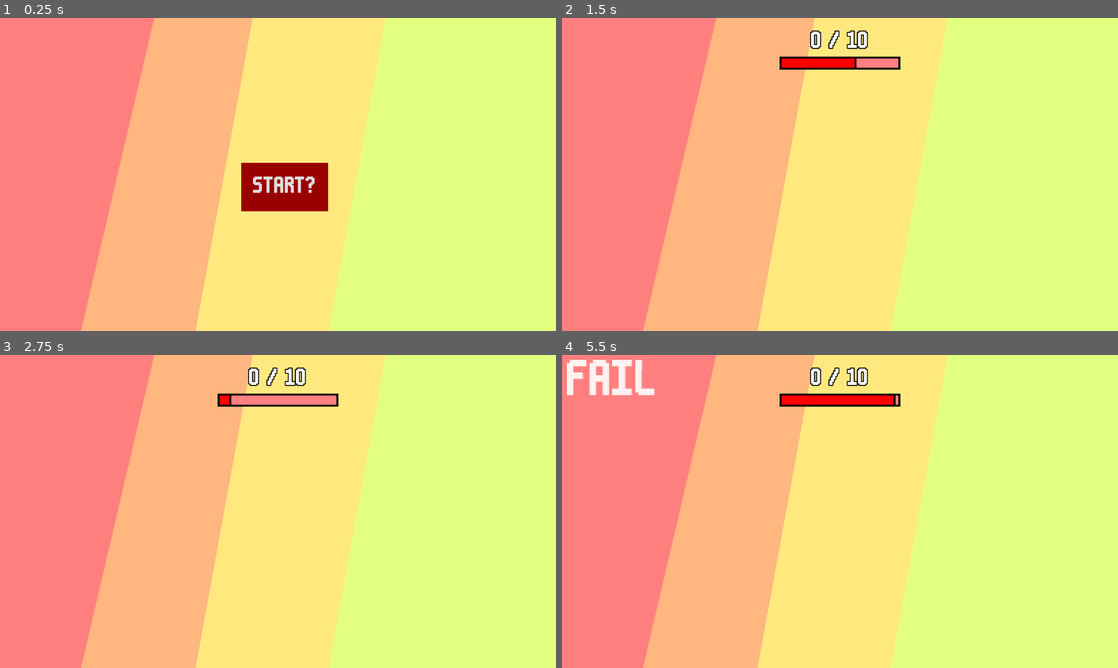
Above: before the commit, frames 1-4 (two rows, left to right).
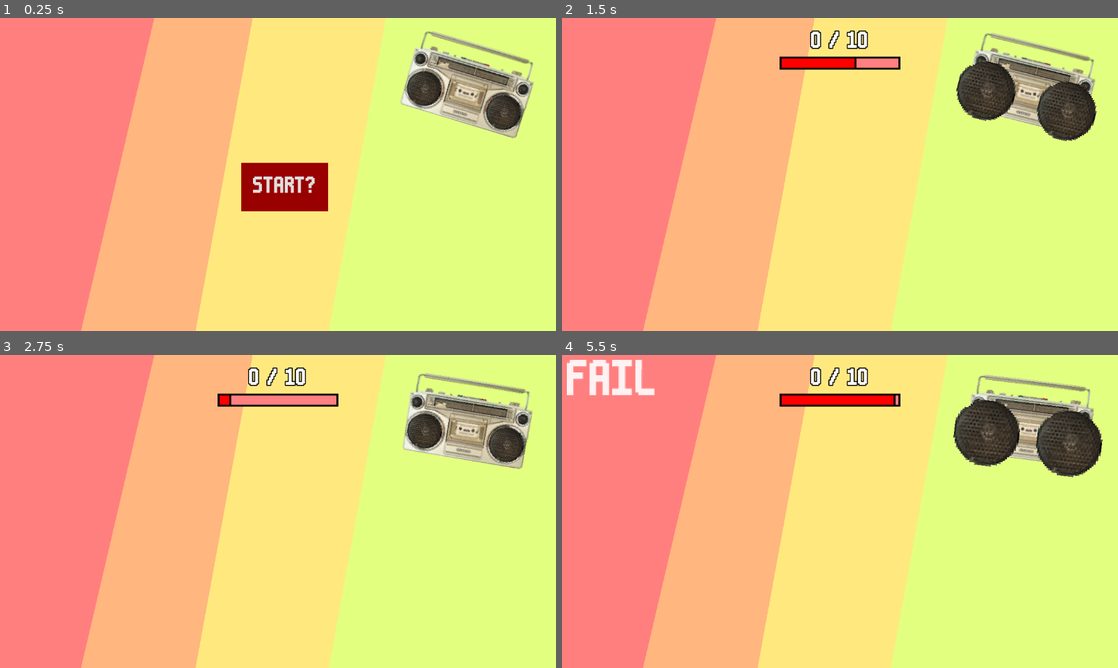
Above: after the commit, the same moments.

Repository: LiranDat/Spitandspell
Game: Godot game, scene res://scenes/main/main.tscn
Two runs of this game, one before a commit and one after it. Both use one fixed random seed, a clock stepped at 60 frames per second and the inputs below.
Inputs (mouse positions are in pixels of both pictures, inside the frame that each line leads up to):
- Up to frame 1 (0.25 s): no input
- Up to frame 2 (1.5 s): click "START?" at 0.5 s; move the mouse to (840, 174) at 1.27 s; click (840, 174) at 1.42 s
- Up to frame 3 (2.75 s): move the mouse to (166, 527) at 2.02 s; click (166, 527) at 2.17 s
- Up to frame 4 (5.5 s): move the mouse to (895, 442) at 2.77 s; click (895, 442) at 2.92 s; move the mouse to (845, 495) at 3.52 s; click (845, 495) at 3.67 s; move the mouse to (1006, 558) at 4.27 s; click (1006, 558) at 4.42 s; move the mouse to (673, 464) at 5.02 s; click (673, 464) at 5.17 s

The runs differ from the first frame. In frame 1, 4.7% of the frame differs, in the area x 72-96%, y 4-39%; in frame 2, 5.4%; in frame 3, 4.8%; in frame 4, 5.8%, in the area x 70-98%, y 6-40%.
Error in both runs: Invalid access of index '0' on a base object of type: 'PackedStringArray'. (res://scenes/lyrics/lyrics.gd:24)

Commit message:
boombox added

Diff:
--- /dev/null
+++ b/scenes/boombox/boombox.gd
@@ -0,0 +1,25 @@
+extends Sprite2D
+
+var timer = 0
+
+func _process(delta: float) -> void:
+	timer+=delta
+	sway()
+
+func sway():
+	rotation = cos(timer*.7)*0.3/PI + 0.2
+
+func _input(event: InputEvent) -> void:
+	if event.as_text() == "Space" and event.is_pressed():
+		bounce()
+
+func bounce():
+	print("bounce")
+	var tween1 = get_tree().create_tween()
+	var tween2 = get_tree().create_tween()
+
+	tween2.tween_property($speaker_2, "scale", Vector2(2,2), 0.1).set_trans(Tween.TRANS_BOUNCE)
+	tween1.tween_property($speaker_1, "scale", Vector2(2,2), 0.1).set_trans(Tween.TRANS_BOUNCE)
+
+	tween2.tween_property($speaker_2, "scale", Vector2(1,1), 2.2).set_trans(Tween.TRANS_BOUNCE)
+	tween1.tween_property($speaker_1, "scale", Vector2(1,1), 2.2).set_trans(Tween.TRANS_BOUNCE)
--- /dev/null
+++ b/scenes/boombox/boombox.tscn
@@ -0,0 +1,17 @@
+[gd_scene load_steps=4 format=3 uid="uid://cxs7oivpdk1jn"]
+
+[ext_resource type="Texture2D" uid="uid://dpddd1cgc0rr" path="res://textures/boombox.png" id="1_f4xk4"]
+[ext_resource type="Script" uid="uid://duimprl3t2wos" path="res://scenes/boombox/boombox.gd" id="2_fo7yg"]
+[ext_resource type="Texture2D" uid="uid://c6l3xnd4el6tx" path="res://textures/speaker.png" id="3_vmsq1"]
+
+[node name="boombox" type="Sprite2D"]
+texture = ExtResource("1_f4xk4")
+script = ExtResource("2_fo7yg")
+
+[node name="speaker_1" type="Sprite2D" parent="."]
+position = Vector2(-43, 14)
+texture = ExtResource("3_vmsq1")
+
+[node name="speaker_2" type="Sprite2D" parent="."]
+position = Vector2(43, 14)
+texture = ExtResource("3_vmsq1")
--- a/scenes/lyrics/lyrics.gd
+++ b/scenes/lyrics/lyrics.gd
@@ -40,6 +40,10 @@
 	return false
 
 func score():
+
+	# boombox bounce
+	$"../boombox".bounce()
+
 	current_sum = 0
 
 	if word_exists(current_word):
--- a/scenes/main/main.gd
+++ b/scenes/main/main.gd
@@ -50,6 +50,7 @@
 	add_child(level)
 	level.target_score = target_scores[level_counter]
 	$music.play()
+	$boombox.bounce()
 
 func start_shop():
 	add_child(shop.instantiate())
--- a/scenes/main/main.tscn
+++ b/scenes/main/main.tscn
@@ -1,7 +1,8 @@
-[gd_scene load_steps=3 format=3 uid="uid://gai0xjg0pvo8"]
+[gd_scene load_steps=4 format=3 uid="uid://gai0xjg0pvo8"]
 
 [ext_resource type="Script" uid="uid://cb0h1ibnx7uyq" path="res://scenes/main/main.gd" id="1_hyk8p"]
 [ext_resource type="AudioStream" uid="uid://bra65x8j1ai1c" path="res://sounds/gamejam_boombap.wav" id="2_iuonh"]
+[ext_resource type="PackedScene" uid="uid://cxs7oivpdk1jn" path="res://scenes/boombox/boombox.tscn" id="3_k2fmo"]
 
 [node name="main" type="Node"]
 script = ExtResource("1_hyk8p")
@@ -27,3 +28,7 @@
 position = Vector2(928, -1)
 color = Color(0.891667, 1, 0.5, 1)
 polygon = PackedVector2Array(336, -103, -120, -46, -266, 754, 320, 739)
+
+[node name="boombox" parent="." instance=ExtResource("3_k2fmo")]
+position = Vector2(969, 145)
+scale = Vector2(2, 2)
Not shown, added: scenes/boombox/boombox.gd.uid
Binary file added: textures/boombox.png
Not shown, added: textures/boombox.png.import
Binary file added: textures/speaker.png
Not shown, added: textures/speaker.png.import
